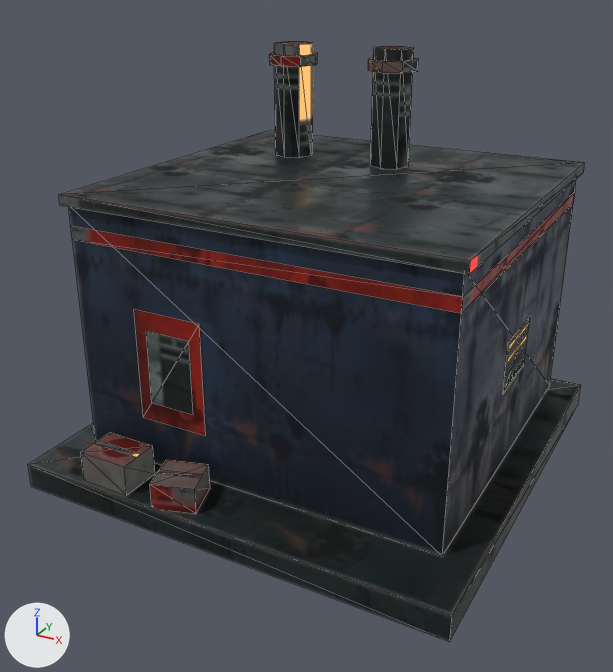
Before and after pictures for a commit that changed the glTF model game/world/models/arms_plant.glb.
One viewpoint serves both versions: a 50 mm camera at (0.701, -1.37, 0.915) aimed at (-0.012, -0.072, 0.267). Every picture has the same lights, and +X, +Y and +Z are marked at lower left. The picture after the commit comes second. Mesh edges are drawn as thin lines. Vertices at exactly the same position are counted once.

The first picture shows 'te_arms_plant'.
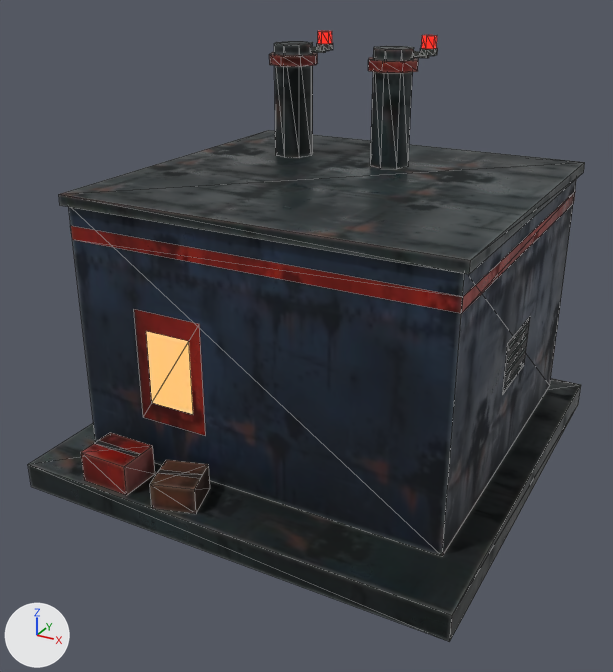
The edits, one by one:
me_te_arms_plant is used by ob_te_arms_plant; location (0.0, 0.0, 0.0).
me_te_arms_plant had 148 vertices, 194 faces and spanned x -0.42..0.42, y -0.42..0.42, z 0.0..0.77.
me_te_arms_plant now has 212 vertices, 298 faces and spans x -0.42..0.42, y -0.42..0.42, z 0.0..0.794.
me_te_arms_plant part 1: a new loose piece, a box spanning x -0.14..-0.11, y 0.175..0.185, z 0.755..0.765, in mat_te_arms_plant.
me_te_arms_plant part 2: a new loose piece, a box spanning x 0.076..0.106, y 0.175..0.185, z 0.755..0.765, in mat_te_arms_plant.
me_te_arms_plant part 3: a new loose piece, a 6-sided cylinder along z spanning x -0.124..-0.096, y 0.164..0.196, z 0.76..0.772, in mat_te_arms_plant.
me_te_arms_plant part 4: a new loose piece, a 6-sided cylinder along z spanning x -0.122..-0.098, y 0.166..0.194, z 0.772..0.794, in mat_te_arms_plant.
me_te_arms_plant part 5: a new loose piece, a 6-sided cylinder along z spanning x 0.092..0.12, y 0.164..0.196, z 0.76..0.772, in mat_te_arms_plant.
me_te_arms_plant part 6: a new loose piece, a 6-sided cylinder along z spanning x 0.094..0.118, y 0.166..0.194, z 0.772..0.794, in mat_te_arms_plant.
Part 7, on me_te_arms_plant:
14 faces are deleted.
14 new faces join them.
me_te_arms_plant part 8: 144 kept faces spanning x -0.42..0.42, y -0.42..0.42, z 0.0..0.77 get new texture (UV) coordinates.
Other edits to the shape of me_te_arms_plant do not show in these pictures.

Location of each change, [x1, y1, x2, y2] in pixels of the pictures (613 x 672 px; the box of a moved part takes in the faces that stretch with it):
'te_arms_plant', reshaped: before [28, 41, 585, 642]; after [28, 31, 585, 642]
part 1 of me_te_arms_plant, added: after [310, 46, 326, 53]
part 2 of me_te_arms_plant, added: after [412, 51, 430, 58]
part 3 of me_te_arms_plant, added: after [317, 43, 333, 51]
part 4 of me_te_arms_plant, added: after [318, 31, 332, 44]
part 5 of me_te_arms_plant, added: after [420, 48, 438, 56]
part 6 of me_te_arms_plant, added: after [421, 35, 437, 49]
part 7 of me_te_arms_plant, moved or reshaped: [369, 46, 417, 62] in both
part 8 of me_te_arms_plant, surface changed: [59, 41, 583, 642] in both
